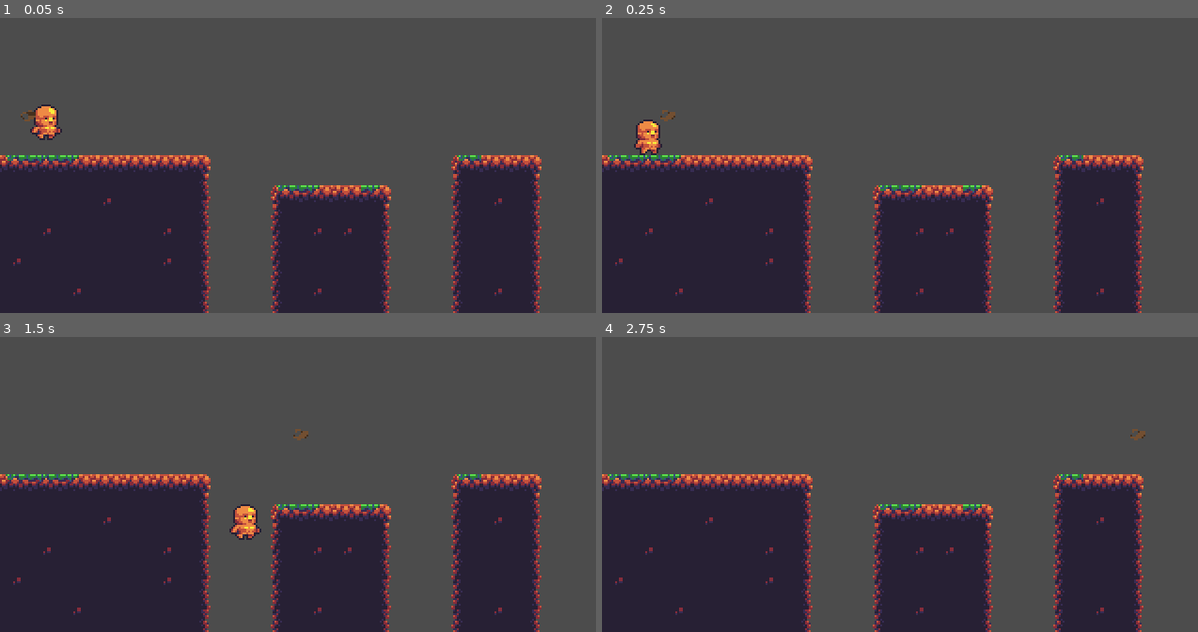
Above: before the commit, frames 1-4 (two rows, left to right).
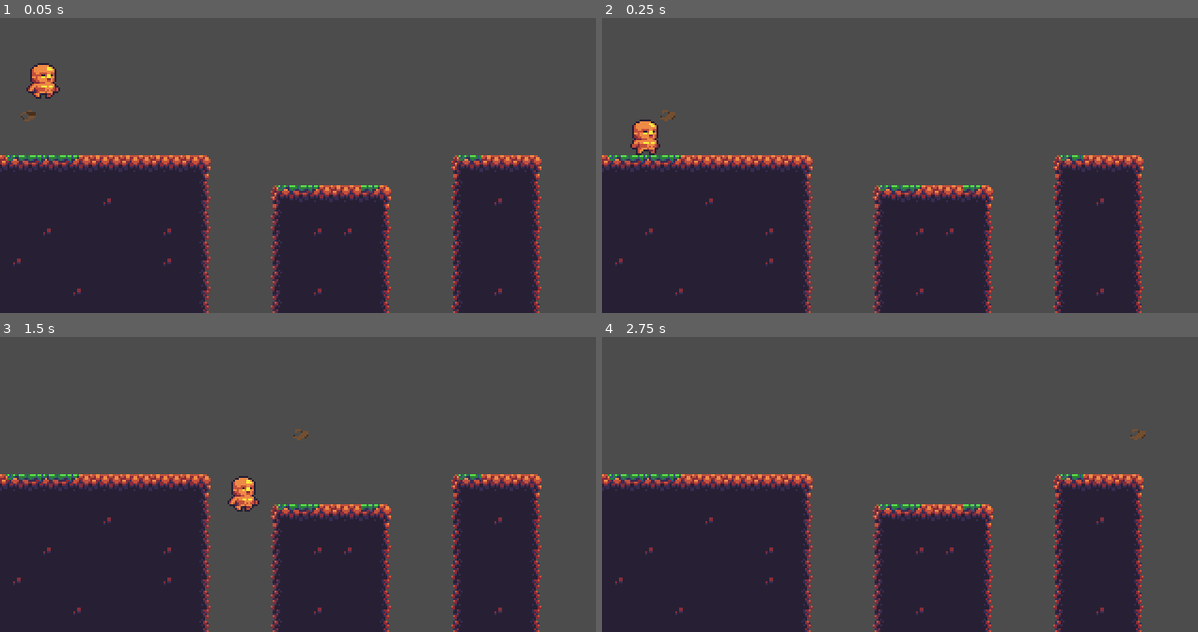
Above: after the commit, the same moments.

Repository: John2324/GameJam
Game: Godot game, scene res://Scenes/Stage1.tscn
Two runs of this game, one before a commit and one after it. Both use one fixed random seed, a clock stepped at 60 frames per second and the inputs below.
Inputs:
- Up to frame 1 (0.05 s): no input
- Up to frame 2 (0.25 s): no input
- Up to frame 3 (1.5 s): hold Right (right) from 0.53 s (still down); tap Up (up) at 0.77 s
- Up to frame 4 (2.75 s): tap Up (up) at 1.52 s; tap Enter at 2 s; release Right (right) at 2.03 s; hold Left (left) from 2.03 s (still down)

The runs differ from the first frame. In frame 1, 0.9% of the frame differs, in the area x 4-11%, y 15-42%; in frame 2, 0.3%; in frame 3, 0.9%; in frame 4, nothing differs.

Commit message:
Change player position

Diff:
--- a/Scenes/Stage1.tscn
+++ b/Scenes/Stage1.tscn
@@ -7,7 +7,7 @@
 [node name="Stage1" type="Node2D"]
 
 [node name="Player" parent="." instance=ExtResource( 3 )]
-position = Vector2( 24, 72 )
+position = Vector2( 22.6652, 49.3077 )
 
 [node name="FireBall" parent="." instance=ExtResource( 1 )]
 position = Vector2( 10.2907, 75.0184 )
